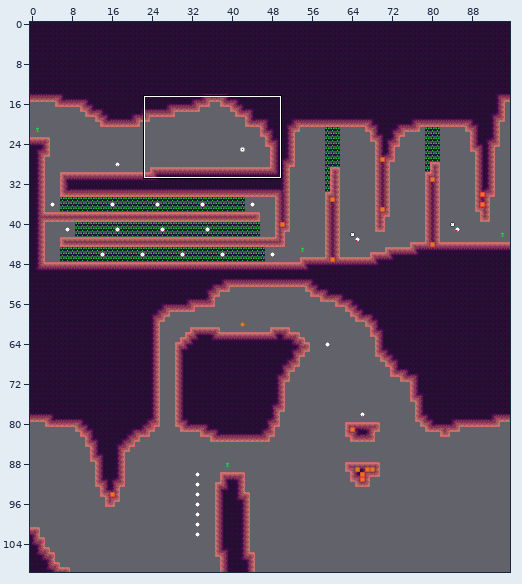
Tiled map (JSON) -- assets/world/room/dirt2.json. The first picture is a wide view before the edit; the outline marks the close-up.
Close-up. Before the edit:
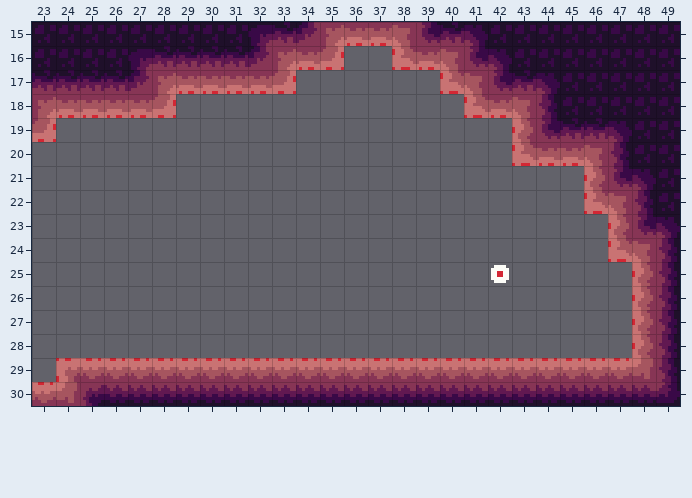
Cells are 8x8 px. Shown: x 23..49, y 15..30. The commit also changed other parts of the map, which this record leaves out.
After:
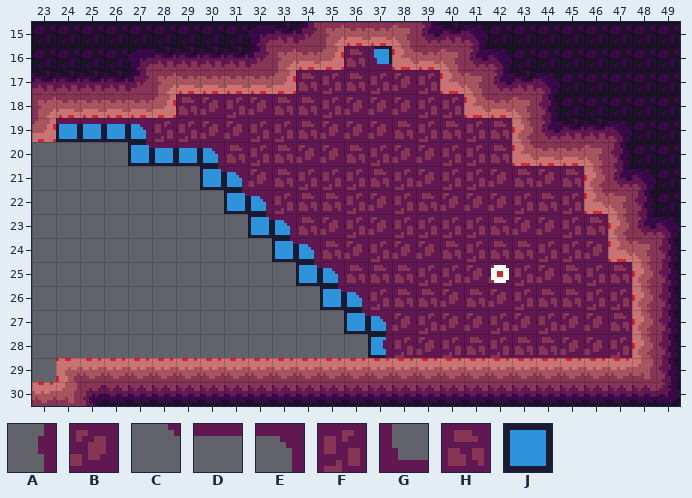
Key: from "dirt_bg_decal": A 13, B 14, C 26, D 27, E 40, F 41, G 52, H 54; from "tools": J 20.
_ is an empty cell.
Diff:
Layer "bg_draft":
There is now tile J in row 16 at x 37; in row 19 at x 24 to 27; in row 20 at x 27 to 30; in row 21 at x 30 to 31; in row 22 at x 31 to 32; in row 23 at x 32 to 33.
There is now tile J in row 24 at x 33 to 34; in row 25 at x 34 to 35; in row 26 at x 35 to 36; in row 27 at x 36 to 37; in row 28 at x 37.
Layer "bg":
There is now tile A in row 28 at x 37.
There is now tile B in row 17 at x 38; in row 18 at x 30, 32 and 36 to 38; in row 19 at x 30 to 31 and 35 to 37; in row 20 at x 34 to 35 and 38 to 39; in row 21 at x 32, 39, 42 and 44; in row 22 at x 37 and 40 to 42.
There is now tile B in row 23 at x 35, 37 and 43 to 44; in row 24 at x 36, 38 to 39 and 46; in row 25 at x 41 to 42 and 44; in row 26 at x 40 and 42; in row 27 at x 38, 40 to 41, 43 and 45 to 46; in row 28 at x 39 and 45 to 46.
There is now tile C in row 20 at x 27; in row 21 at x 30; in row 22 at x 31; in row 23 at x 32; in row 24 at x 33; in row 25 at x 34.
There is now tile C in row 26 at x 35; in row 27 at x 36.
There is now tile D in row 19 at x 24 to 26; in row 20 at x 28 to 29.
There is now tile E in row 19 at x 27; in row 20 at x 30; in row 21 at x 31; in row 22 at x 32; in row 23 at x 33; in row 24 at x 34.
There is now tile E in row 25 at x 35; in row 26 at x 36; in row 27 at x 37.
There is now tile F in row 17 at x 35, 37 and 39; in row 18 at x 31, 35 and 39 to 40; in row 19 at x 28 to 29, 32 to 33, 39 and 41; in row 20 at x 32, 37 and 40 to 41; in row 21 at x 34 to 36, 38 and 40 to 41; in row 22 at x 33, 36, 38, 43 and 45.
There is now tile F in row 23 at x 36, 38 to 41 and 45; in row 24 at x 37, 41 and 44 to 45; in row 25 at x 39 to 40, 43 and 46; in row 26 at x 37, 43 and 46 to 47; in row 27 at x 39, 42 and 44; in row 28 at x 38, 40, 42 and 47.
There is now tile G in row 16 at x 37.
There is now tile H in row 16 at x 36; in row 17 at x 34 and 36; in row 18 at x 29 and 33 to 34; in row 19 at x 34, 38, 40 and 42; in row 20 at x 31, 33, 36 and 42; in row 21 at x 33, 37, 43 and 45.
There is now tile H in row 22 at x 34 to 35, 39 and 44; in row 23 at x 34, 42 and 46; in row 24 at x 35, 40 and 42 to 43; in row 25 at x 36 to 38, 45 and 47; in row 26 at x 38 to 39, 41 and 44 to 45; in row 27 at x 47.
There is now tile H in row 28 at x 41 and 43 to 44.
Where, in picture pixels (left, top, right, bottom), the same in both close-ups:
added: (56, 46, 632, 358)
